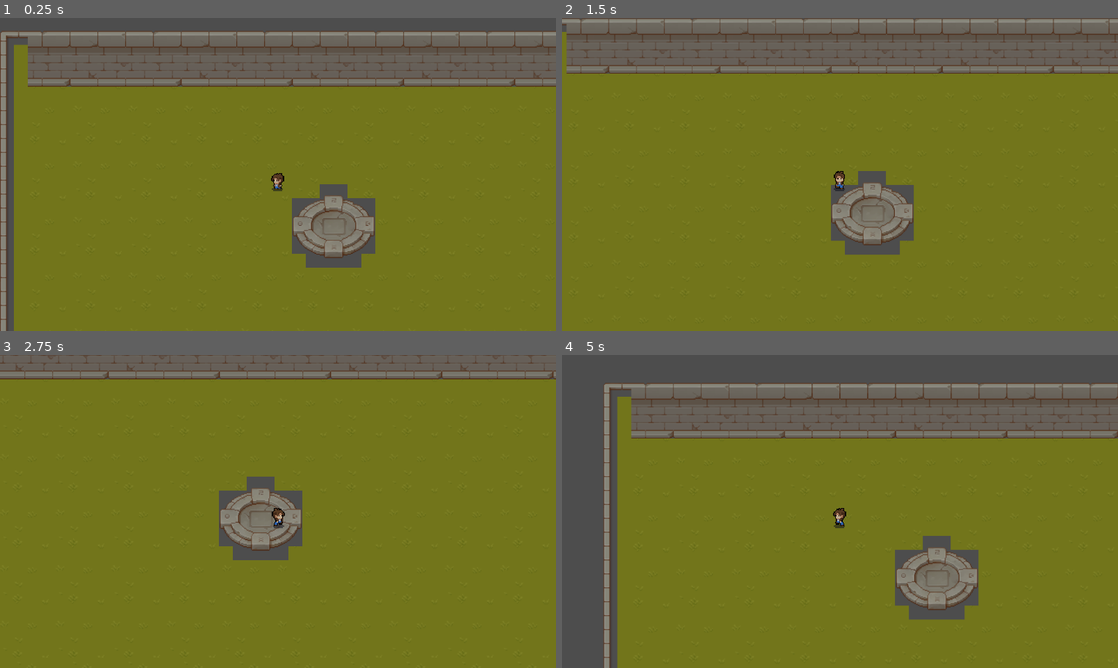
Above: before the commit, frames 1-4 (two rows, left to right).
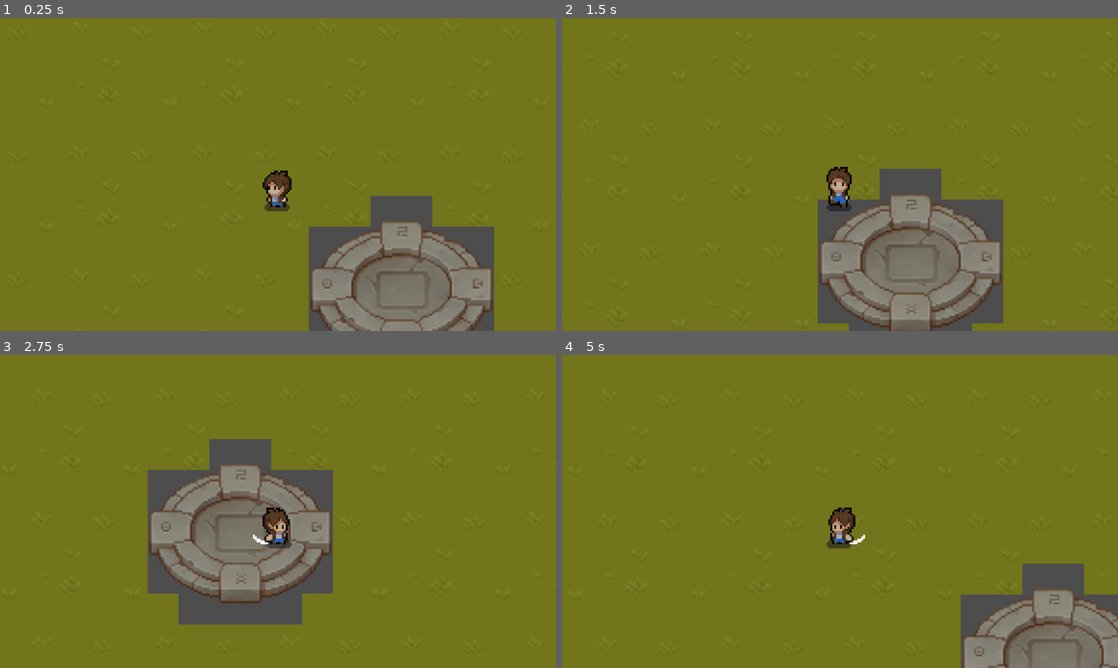
Above: after the commit, the same moments.

Repository: RyanB716/Unawoken
Game: Godot game, scene res://Game Management/GameManager.tscn
The game is run twice, just before and just after one commit, with the same random seed, the same clock (stepped at 60 frames per second) and the same inputs.
Inputs (mouse positions are in pixels of both pictures, inside the frame that each line leads up to):
- Up to frame 1 (0.25 s): no input
- Up to frame 2 (1.5 s): move the mouse to (962, 158) at 0.52 s; hold D (Run_Right) 0.53-1.28 s; click (962, 158) at 0.6 s; move the mouse to (728, 190) at 1.27 s; hold S (Run_Down) from 1.28 s (still down); click (728, 190) at 1.35 s
- Up to frame 3 (2.75 s): move the mouse to (333, 442) at 2.02 s; release S (Run_Down) at 2.03 s; hold D (Run_Right) from 2.03 s (still down); click (333, 442) at 2.1 s
- Up to frame 4 (5 s): move the mouse to (812, 574) at 2.77 s; release D (Run_Right) at 2.78 s; hold W (Run_Up) 2.78-3.53 s; click (812, 574) at 2.85 s; move the mouse to (1006, 558) at 3.52 s; hold A (Run_Left) from 3.53 s (still down); click (1006, 558) at 3.6 s; move the mouse to (673, 464) at 4.27 s; click (673, 464) at 4.35 s

The runs differ from the first frame. In frame 1, 38% of the frame differs, in the area x 0-100%, y 0-100%; in frame 2, 32%; in frame 3, 23%; in frame 4, 45%.

Commit message:
combo init

Diff:
--- /dev/null
+++ b/Game Management/GameManager.gd
@@ -0,0 +1,11 @@
+extends Node
+
+
+# Called when the node enters the scene tree for the first time.
+func _ready():
+	Input.mouse_mode = Input.MOUSE_MODE_HIDDEN
+
+
+# Called every frame. 'delta' is the elapsed time since the previous frame.
+func _process(delta):
+	pass
--- a/Game Management/GameManager.tscn
+++ b/Game Management/GameManager.tscn
@@ -1,9 +1,11 @@
-[gd_scene load_steps=3 format=3 uid="uid://ccjctttiken65"]
+[gd_scene load_steps=4 format=3 uid="uid://ccjctttiken65"]
 
 [ext_resource type="PackedScene" uid="uid://c4oy4c3d46qb4" path="res://Levels/TestLevel01.tscn" id="1_1m60y"]
+[ext_resource type="Script" path="res://Game Management/GameManager.gd" id="1_gdgan"]
 [ext_resource type="PackedScene" uid="uid://ce2ot07ptfk72" path="res://Player.tscn" id="2_t5728"]
 
 [node name="GameManager" type="Node"]
+script = ExtResource("1_gdgan")
 
 [node name="Test Level 01" parent="." instance=ExtResource("1_1m60y")]
 
@@ -15,4 +17,4 @@
 Deceleration = 17.0
 
 [node name="Camera2D" type="Camera2D" parent="Player"]
-zoom = Vector2(3, 3)
+zoom = Vector2(4, 4)
--- a/Player.gd
+++ b/Player.gd
@@ -6,7 +6,7 @@
 
 enum DirectionStates {Up, Down, Left, Right}
 enum MoveStates {Idle, Run}
-enum AttackStates {NotAttacking, Attack1, Attack2}
+enum AttackStates {NotAttacking, Attack1, Attack2, Attack3, Cooldown}
 
 var CurrentMoveState : int
 var CurrentDirection : int
@@ -32,7 +32,7 @@
 
 	AnimState = AnimTree.get("parameters/playback")
 
-func _process(delta):
+func _process(_delta):
 	pass
 
 func _physics_process(delta):
@@ -67,7 +67,10 @@
 	GetSpriteDirection()
 
 	if Input.is_action_just_pressed("Attack"):
-		Attack()
+		if CurrentAttackState == AttackStates.Cooldown:
+			print("Can NOT attack!")
+		else:
+			Attack()
 
 	pass
 
@@ -83,13 +86,41 @@
 			CurrentDirection = DirectionStates.Left
 
 func Attack():
-	W_Audio.PlaySFX()
-	await get_tree().create_timer(0.2).timeout
-	CurrentAttackState = AttackStates.Attack1
-	B_Audio.PlaySFX()
+
+	await get_tree().create_timer(0.10).timeout
+
+	match CurrentAttackState:
+		0:
+			print("Attack ONE")
+
+			B_Audio.PlaySFX()
+			await get_tree().create_timer(0.25).timeout
+			CurrentAttackState = AttackStates.Attack1
+			AnimState.travel('Attack')
+			W_Audio.PlaySFX()
+
+		1:
+			print("Attack TWO")
+
+			await get_tree().create_timer(0.10).timeout
+
+			B_Audio.PlaySFX()
+			await get_tree().create_timer(0.25).timeout
+			CurrentAttackState = AttackStates.Attack1
+			AnimState.travel('Attack')
+			W_Audio.PlaySFX()
+
+			AttackCooldown(3)
+
 	var PreviousSpeed = CurrentSpeed
 	CurrentSpeed = CurrentSpeed * 0.25
-	AnimState.travel('Attack')
-	await get_tree().create_timer(0.25).timeout
+	await get_tree().create_timer(0.3).timeout
 	CurrentAttackState = AttackStates.NotAttacking
 	CurrentSpeed = PreviousSpeed
+	await get_tree().create_timer(0.25).timeout
+
+func AttackCooldown(time : float):
+	CurrentAttackState = AttackStates.Cooldown
+	await get_tree().create_timer(time).timeout
+	CurrentAttackState = AttackStates.NotAttacking
+	print("Can Attack!")
--- a/Player.tscn
+++ b/Player.tscn
@@ -320,23 +320,40 @@
 
 [sub_resource type="AnimationLibrary" id="AnimationLibrary_aj5eb"]
 _data = {
-"Attack_Down": SubResource("Animation_6mu3k"),
-"Attack_Left": SubResource("Animation_3hjxn"),
-"Attack_Right": SubResource("Animation_brb81"),
-"Attack_Up": SubResource("Animation_txiqo")
+"Attack_1_Down": SubResource("Animation_6mu3k"),
+"Attack_1_Left": SubResource("Animation_3hjxn"),
+"Attack_1_Right": SubResource("Animation_brb81"),
+"Attack_1_Up": SubResource("Animation_txiqo")
+}
+
+[sub_resource type="Animation" id="Animation_g75o7"]
+length = 0.30001
+
+[sub_resource type="Animation" id="Animation_6aob8"]
+
+[sub_resource type="Animation" id="Animation_1okrm"]
+
+[sub_resource type="Animation" id="Animation_gwqxn"]
+
+[sub_resource type="AnimationLibrary" id="AnimationLibrary_tt8jn"]
+_data = {
+"Attack_2_Down": SubResource("Animation_g75o7"),
+"Attack_2_Left": SubResource("Animation_6aob8"),
+"Attack_2_Right": SubResource("Animation_1okrm"),
+"Attack_2_Up": SubResource("Animation_gwqxn")
 }
 
 [sub_resource type="AnimationNodeAnimation" id="AnimationNodeAnimation_bumc8"]
-animation = &"Attack_1/Attack_Left"
+animation = &"Attack_1/Attack_1_Left"
 
 [sub_resource type="AnimationNodeAnimation" id="AnimationNodeAnimation_w51s7"]
-animation = &"Attack_1/Attack_Right"
+animation = &"Attack_1/Attack_1_Right"
 
 [sub_resource type="AnimationNodeAnimation" id="AnimationNodeAnimation_qb7yw"]
-animation = &"Attack_1/Attack_Down"
+animation = &"Attack_1/Attack_1_Down"
 
 [sub_resource type="AnimationNodeAnimation" id="AnimationNodeAnimation_5arbi"]
-animation = &"Attack_1/Attack_Up"
+animation = &"Attack_1/Attack_1_Up"
 
 [sub_resource type="AnimationNodeBlendSpace2D" id="AnimationNodeBlendSpace2D_tnktl"]
 blend_point_0/node = SubResource("AnimationNodeAnimation_bumc8")
@@ -411,13 +428,14 @@
 
 [sub_resource type="AnimationNodeStateMachine" id="AnimationNodeStateMachine_2lvlg"]
 states/Attack/node = SubResource("AnimationNodeBlendSpace2D_tnktl")
-states/Attack/position = Vector2(568, 187)
+states/Attack/position = Vector2(553, 225)
 states/Idle/node = SubResource("AnimationNodeBlendSpace2D_c26p5")
 states/Idle/position = Vector2(394, 100)
 states/Run/node = SubResource("AnimationNodeBlendSpace2D_vm4bk")
 states/Run/position = Vector2(671, 100)
 states/Start/position = Vector2(192, 100)
 transitions = ["Start", "Idle", SubResource("AnimationNodeStateMachineTransition_r2363"), "Idle", "Run", SubResource("A …(418 unchanged characters)…
+graph_offset = Vector2(0, 56.5708)
 
 [node name="Player" type="CharacterBody2D"]
 script = ExtResource("1_t65ic")
@@ -437,7 +455,8 @@
 [node name="AnimationPlayer" type="AnimationPlayer" parent="."]
 libraries = {
 "": SubResource("AnimationLibrary_8gsv8"),
-"Attack_1": SubResource("AnimationLibrary_aj5eb")
+"Attack_1": SubResource("AnimationLibrary_aj5eb"),
+"Attack_2": SubResource("AnimationLibrary_tt8jn")
 }
 
 [node name="AnimationTree" type="AnimationTree" parent="."]
@@ -450,8 +469,8 @@
 
 [node name="BodyAudio" type="AudioStreamPlayer" parent="."]
 script = ExtResource("3_84huk")
-TrackArray = [ExtResource("4_u6q72"), ExtResource("5_0gfni"), ExtResource("6_4qepj")]
+TrackArray = [ExtResource("7_3qwdw"), ExtResource("8_aipwv"), ExtResource("9_oy70y")]
 
 [node name="WeaponAudio" type="AudioStreamPlayer" parent="."]
 script = ExtResource("3_84huk")
-TrackArray = [ExtResource("7_3qwdw"), ExtResource("8_aipwv"), ExtResource("9_oy70y")]
+TrackArray = [ExtResource("4_u6q72"), ExtResource("5_0gfni"), ExtResource("6_4qepj")]
--- a/project.godot
+++ b/project.godot
@@ -17,9 +17,6 @@
 
 [display]
 
-window/size/viewport_width=1920
-window/size/viewport_height=1080
-window/size/mode=3
 window/stretch/mode="viewport"
 
 [input]
@@ -27,25 +24,30 @@
 Run_Up={
 "deadzone": 0.5,
 "events": [Object(InputEventKey,"resource_local_to_scene":false,"resource_name":"","device":-1,"window_id":0,"alt_pressed":false,"shift_pressed":false,"ctrl_pressed":false,"meta_pressed":false,"pressed":false,"keycode":0,"physical_keycode":87,"key_label":0,"unicode":119,"echo":false,"script":null)
+, Object(InputEventJoypadMotion,"resource_local_to_scene":false,"resource_name":"","device":-1,"axis":1,"axis_value":-1.0,"script":null)
 ]
 }
 Run_Down={
 "deadzone": 0.5,
 "events": [Object(InputEventKey,"resource_local_to_scene":false,"resource_name":"","device":-1,"window_id":0,"alt_pressed":false,"shift_pressed":false,"ctrl_pressed":false,"meta_pressed":false,"pressed":false,"keycode":0,"physical_keycode":83,"key_label":0,"unicode":115,"echo":false,"script":null)
+, Object(InputEventJoypadMotion,"resource_local_to_scene":false,"resource_name":"","device":-1,"axis":1,"axis_value":1.0,"script":null)
 ]
 }
 Run_Left={
 "deadzone": 0.5,
 "events": [Object(InputEventKey,"resource_local_to_scene":false,"resource_name":"","device":-1,"window_id":0,"alt_pressed":false,"shift_pressed":false,"ctrl_pressed":false,"meta_pressed":false,"pressed":false,"keycode":0,"physical_keycode":65,"key_label":0,"unicode":97,"echo":false,"script":null)
+, Object(InputEventJoypadMotion,"resource_local_to_scene":false,"resource_name":"","device":-1,"axis":0,"axis_value":-1.0,"script":null)
 ]
 }
 Run_Right={
 "deadzone": 0.5,
 "events": [Object(InputEventKey,"resource_local_to_scene":false,"resource_name":"","device":-1,"window_id":0,"alt_pressed":false,"shift_pressed":false,"ctrl_pressed":false,"meta_pressed":false,"pressed":false,"keycode":0,"physical_keycode":68,"key_label":0,"unicode":100,"echo":false,"script":null)
+, Object(InputEventJoypadMotion,"resource_local_to_scene":false,"resource_name":"","device":-1,"axis":0,"axis_value":1.0,"script":null)
 ]
 }
 Attack={
 "deadzone": 0.5,
 "events": [Object(InputEventMouseButton,"resource_local_to_scene":false,"resource_name":"","device":-1,"window_id":0,"a …(257 unchanged characters)…
+, Object(InputEventJoypadButton,"resource_local_to_scene":false,"resource_name":"","device":-1,"button_index":2,"pressure":0.0,"pressed":false,"script":null)
 ]
 }
Not shown: 1 places in Player.tscn that only renumber resources
